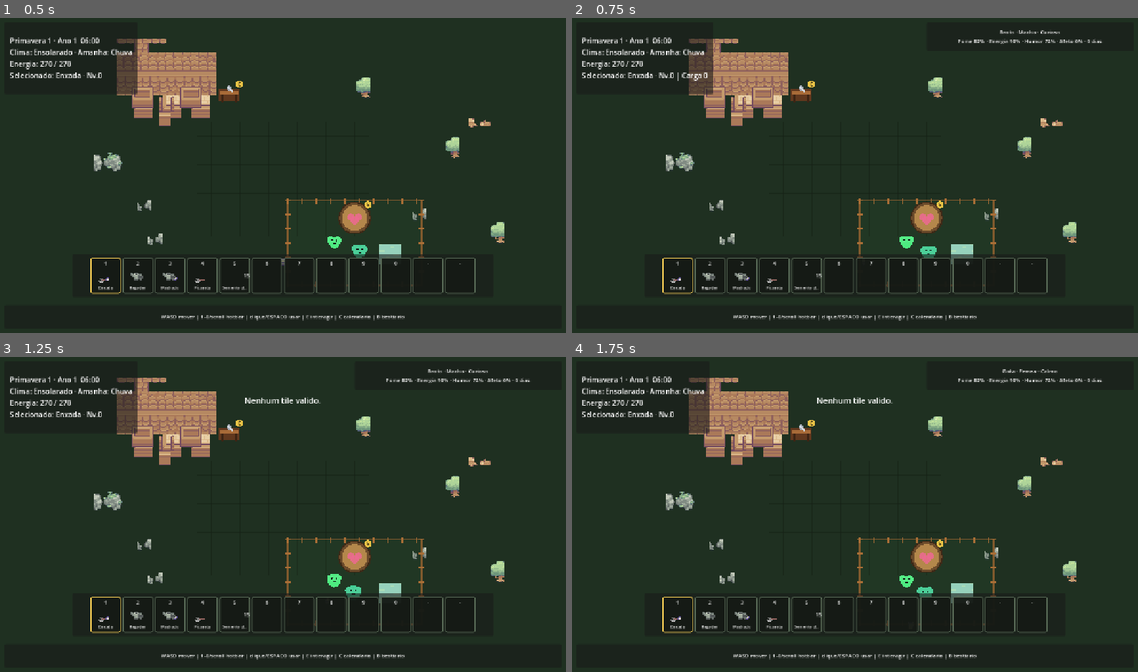
Above: before the commit, frames 1-4 (two rows, left to right).
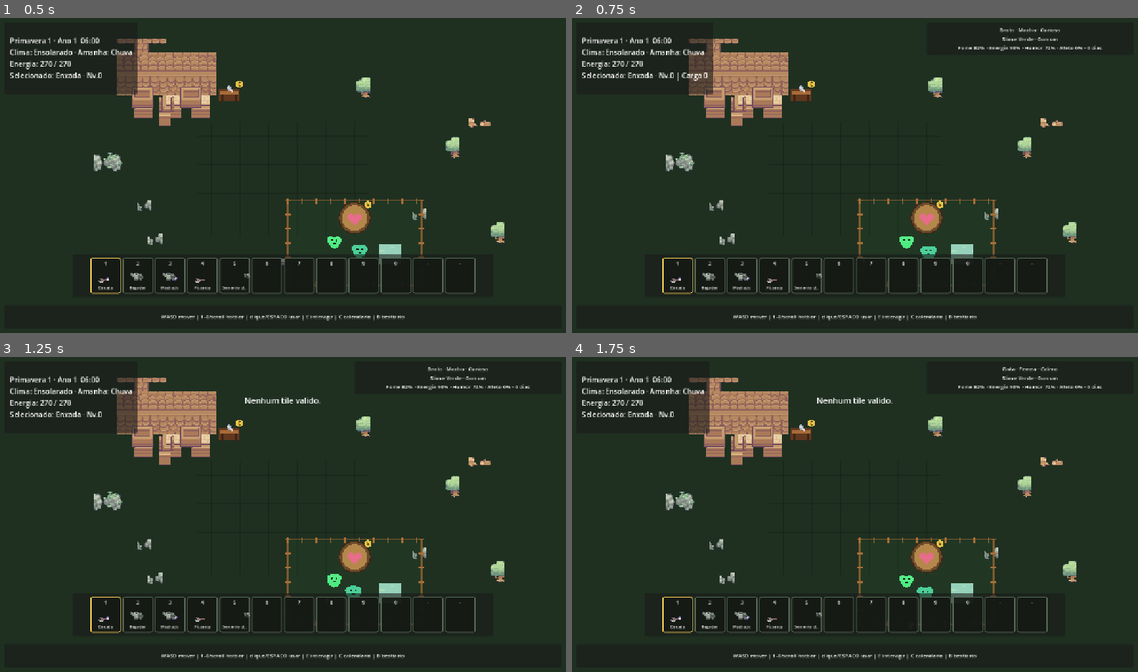
Above: after the commit, the same moments.

Repository: HelioConde/GameSlime
Game: Godot game, scene res://scenes/world/main.tscn
Two runs of this game, one before a commit and one after it. Both use one fixed random seed, a clock stepped at 60 frames per second and the inputs below.
Inputs (mouse positions are in pixels of both pictures, inside the frame that each line leads up to):
- Up to frame 1 (0.5 s): no input
- Up to frame 2 (0.75 s): tap Enter at 0.5 s; move the mouse to (979, 159) at 0.52 s; hold D from 0.53 s (still down); tap E at 0.6 s; click (979, 159) at 0.67 s
- Up to frame 3 (1.25 s): keep holding D; tap Space at 0.77 s
- Up to frame 4 (1.75 s): move the mouse to (741, 530) at 1.27 s; release D at 1.28 s; hold S from 1.28 s (still down); tap 1 at 1.35 s; tap Space at 1.52 s

Frame 1 is identical in both runs. In frame 2, 0.5% of the frame differs, in the area x 68-94%, y 3-11%; in frame 3, 0.5%; in frame 4, 0.5%.

Commit message:
feat: add genetic rarity and conditional slime species

Diff:
--- a/scripts/entities/slimes/slime_creature.gd
+++ b/scripts/entities/slimes/slime_creature.gd
@@ -11,6 +11,14 @@
 	CALM,
 	PLAYFUL,
 	SHY,
+}
+
+enum RarityTier {
+	COMMON,
+	UNCOMMON,
+	RARE,
+	EPIC,
+	LEGENDARY,
 }
 
 signal needs_changed(slime: SlimeCreature)
@@ -134,10 +142,12 @@
 
 func get_status_text() -> String:
 	var mutation_text := "" if mutation_tag.is_empty() else " · Mutacao %s" % mutation_tag
-	return "%s · %s · %s%s\nFome %.0f%% · Energia %.0f%% · Humor %.0f%% · Afeto %.0f%% · %d dias" % [
+	return "%s · %s · %s\n%s · %s%s\nFome %.0f%% · Energia %.0f%% · Humor %.0f%% · Afeto %.0f%% · %d dias" % [
 		display_name,
 		get_sex_name(),
 		get_personality_name(),
+		get_species_name(),
+		get_rarity_name(),
 		mutation_text,
 		satiety,
 		energy,
@@ -162,6 +172,71 @@
 func get_sex_name() -> String:
 	return "Macho" if biological_sex == BiologicalSex.MALE else "Femea"
 
+func get_species_name() -> String:
+	match slime_id:
+		&"green_slime":
+			return "Slime Verde"
+		&"moss_slime":
+			return "Slime Musgo"
+		&"storm_slime":
+			return "Slime Tempestade"
+		&"frost_slime":
+			return "Slime Geada"
+		&"solar_slime":
+			return "Slime Solar"
+		&"moon_slime":
+			return "Slime Lunar"
+		_:
+			return String(slime_id).capitalize()
+
+func get_rarity_tier() -> int:
+	var score := get_rarity_score()
+
+	if score >= 7:
+		return RarityTier.LEGENDARY
+	if score >= 5:
+		return RarityTier.EPIC
+	if score >= 3:
+		return RarityTier.RARE
+	if score >= 2:
+		return RarityTier.UNCOMMON
+	return RarityTier.COMMON
+
+func get_rarity_name() -> String:
+	match get_rarity_tier():
+		RarityTier.COMMON:
+			return "Comum"
+		RarityTier.UNCOMMON:
+			return "Incomum"
+		RarityTier.RARE:
+			return "Raro"
+		RarityTier.EPIC:
+			return "Epico"
+		RarityTier.LEGENDARY:
+			return "Lendario"
+		_:
+			return "Comum"
+
+func get_rarity_score() -> int:
+	var score := 0
+
+	for gene in [gene_size, gene_metabolism, gene_vitality, gene_production]:
+		if gene <= 0.85 or gene >= 1.20:
+			score += 1
+
+	if not mutation_tag.is_empty():
+		score += 2
+
+	match slime_id:
+		&"moss_slime", &"storm_slime":
+			score += 2
+		&"frost_slime", &"solar_slime":
+			score += 3
+		&"moon_slime":
+			score += 4
+
+	return score
+
 func get_genetics_text() -> String:
 	return "Tam %.2f · Met %.2f · Vit %.2f · Prod %.2f" % [
 		gene_size,
@@ -209,7 +284,9 @@
 	slime_color.b = clampf(slime_color.b + child_rng.randf_range(-0.025, 0.025), 0.0, 1.0)
 
 	mutation_tag = ""
+	slime_id = &"green_slime"
 	_apply_environmental_mutation(child_rng)
+	_apply_special_species_conditions(child_rng, parent_a, parent_b)
 
 	satiety = 82.0
 	energy = 88.0
@@ -250,6 +327,59 @@
 		slime_color = slime_color.lerp(Color(0.88, 0.48, 0.24), 0.25)
 		gene_metabolism = clampf(gene_metabolism - 0.05, 0.75, 1.35)
 
+func _apply_special_species_conditions(
+	child_rng: RandomNumberGenerator,
+	parent_a: SlimeCreature,
+	parent_b: SlimeCreature
+) -> void:
+	var hour := GameClock.get_hour()
+	var parent_habitat := parent_a.habitat if parent_a.habitat != null else parent_b.habitat
+	var biome := SlimeHabitat.HabitatBiome.MEADOW
+	if parent_habitat != null:
+		biome = parent_habitat.biome_type
+
+	# Extremely rare night lineage. High affection makes the condition intentional,
+	# not something the player gets by accident immediately.
+	if (hour >= 22 or hour < 2) and parent_a.affection >= 40.0 and parent_b.affection >= 40.0:
+		if child_rng.randf() < 0.16:
+			slime_id = &"moon_slime"
+			slime_color = slime_color.lerp(Color(0.58, 0.48, 0.95), 0.48)
+			gene_vitality = clampf(gene_vitality + 0.06, 0.75, 1.35)
+			return
+
+	if WeatherManager.is_snowing() and GameClock.season_index == GameClock.Season.WINTER:
+		if child_rng.randf() < 0.32:
+			slime_id = &"frost_slime"
+			slime_color = slime_color.lerp(Color(0.70, 0.94, 1.0), 0.55)
+			gene_vitality = clampf(gene_vitality + 0.06, 0.75, 1.35)
+			return
+
+	if WeatherManager.is_raining() and (hour >= 18 or hour < 6):
+		if child_rng.randf() < 0.28:
+			slime_id = &"storm_slime"
+			slime_color = slime_color.lerp(Color(0.28, 0.48, 0.82), 0.52)
+			gene_production = clampf(gene_production + 0.05, 0.75, 1.50)
+			return
+
+	if (
+		GameClock.season_index == GameClock.Season.SUMMER
+		and WeatherManager.current_weather == WeatherManager.Weather.CLEAR
+		and hour >= 11
+		and hour <= 16
+	):
+		if child_rng.randf() < 0.24:
+			slime_id = &"solar_slime"
+			slime_color = slime_color.lerp(Color(1.0, 0.78, 0.22), 0.50)
+			gene_vitality = clampf(gene_vitality + 0.04, 0.75, 1.35)
+			return
+
+	if biome == SlimeHabitat.HabitatBiome.GROVE:
+		if GameClock.season_index in [GameClock.Season.SPRING, GameClock.Season.FALL]:
+			if child_rng.randf() < 0.26:
+				slime_id = &"moss_slime"
+				slime_color = slime_color.lerp(Color(0.24, 0.55, 0.25), 0.48)
+				gene_metabolism = clampf(gene_metabolism - 0.04, 0.75, 1.35)
+
 func _inherit_gene(value_a: float, value_b: float, child_rng: RandomNumberGenerator) -> float:
 	return clampf((value_a + value_b) * 0.5 + child_rng.randf_range(-0.05, 0.05), 0.75, 1.35)
 
@@ -258,6 +388,7 @@
 		"node_name": String(name),
 		"display_name": display_name,
 		"slime_id": String(slime_id),
+		"rarity_tier": get_rarity_tier(),
 		"position": [global_position.x, global_position.y],
 		"home_position": [_home_position.x, _home_position.y],
 		"satiety": satiety,
@@ -294,6 +425,7 @@
 	affection = clampf(float(data.get("affection", starting_affection)), 0.0, 100.0)
 	age_days = maxi(int(data.get("age_days", 0)), 0)
 	display_name = str(data.get("display_name", display_name))
+	slime_id = StringName(str(data.get("slime_id", String(slime_id))))
 	last_petted_day = int(data.get("last_petted_day", -1))
 	last_bred_day = int(data.get("last_bred_day", -1))
 	biological_sex = clampi(int(data.get("biological_sex", biological_sex)), BiologicalSex.MALE, BiologicalSex.FEMALE)
